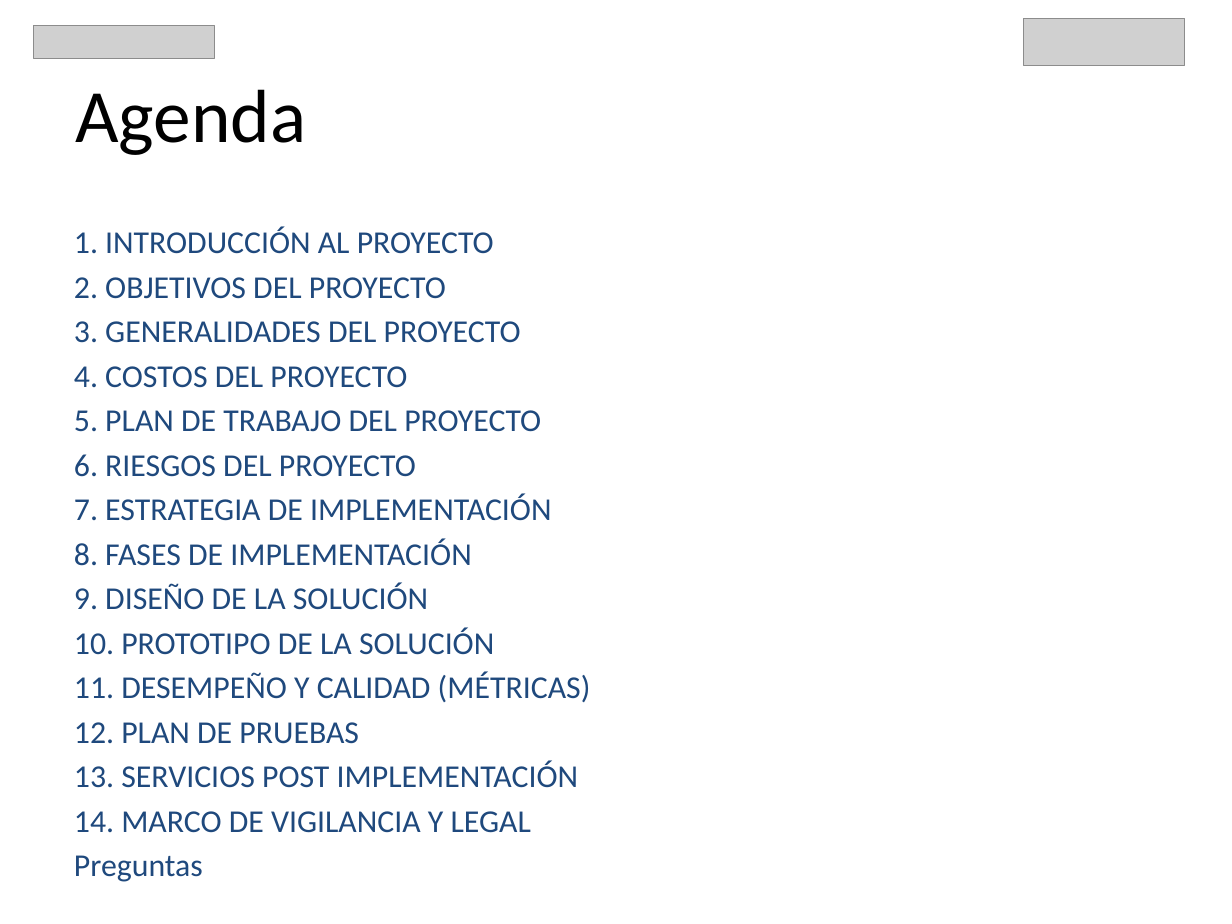
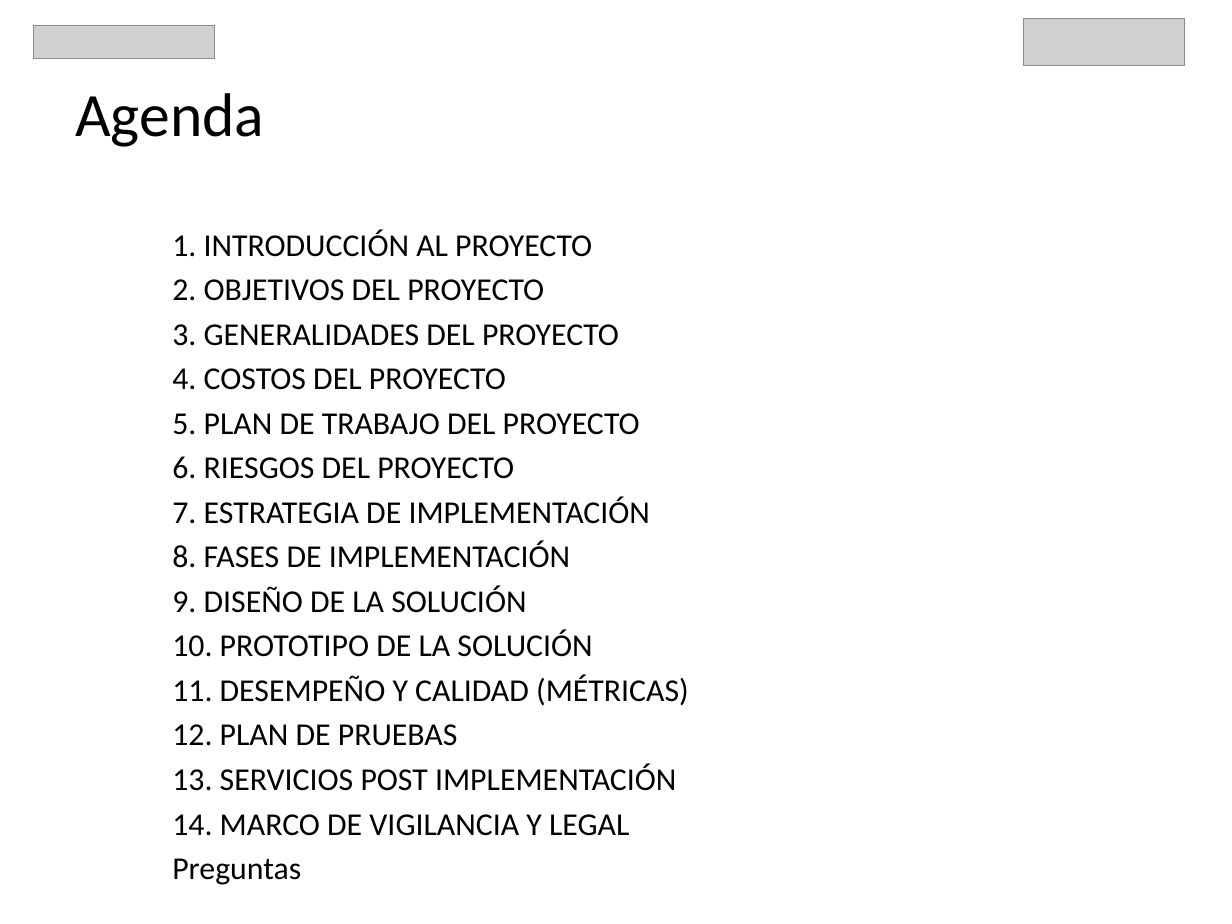
Before and after one commit to JuanCarlosReyesGuerrero/TFG_OBS, a slide deck: slide 2 of PresentacionTFM.pptx. Drawn at 1232x924 pixels with LibreOffice and Linux fonts; fonts in the diff are those of the drawing; grey boxes stand for pictures. Boxes give left, top, right and bottom in pixels: in the first picture for what was removed or moved away, otherwise in the second. Text is boxed around its words. In the diff, an @@ line names an element or a change of style, - is before the commit and + after.

```diff
--- a/PresentacionTFM.pptx
+++ b/PresentacionTFM.pptx
@@ title "Agenda" at box(75, 93, 264, 147): size 44 to 36 pt @@
@@ text "1. INTRODUCCIÓN AL PROYECTO": place and size @@
-text "1. INTRODUCCIÓN AL PROYECTO" at box(74, 226, 591, 833)
+text "1. INTRODUCCIÓN AL PROYECTO" at box(172, 229, 689, 836)
@@ text "1. INTRODUCCIÓN AL PROYECTO" at box(172, 229, 689, 836): text colour #1F497D to #000000 @@
```
Also in this commit, not shown: 4 other slides changed.
